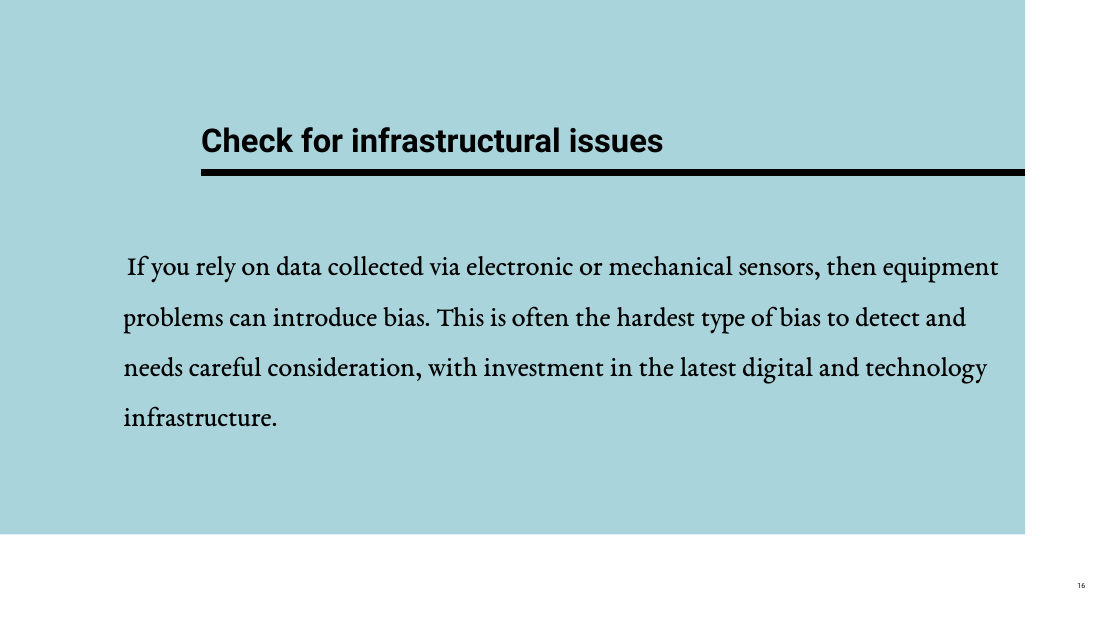
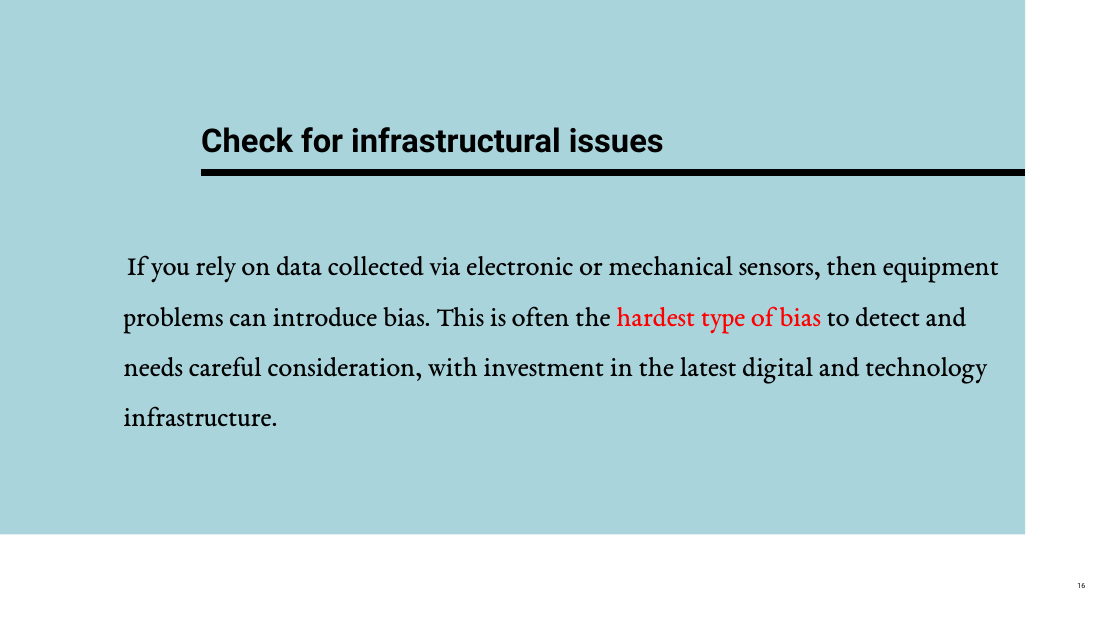
Before and after one commit to alhuri/Essential-Ethics-Bias-and-Fairness, a slide deck: slide 16 of Ethics_Bias_and_Fairness.pptx. Drawn at 1120x630 pixels with LibreOffice and Linux fonts; fonts in the diff are those of the drawing. Boxes give left, top, right and bottom in pixels: in the first picture for what was removed or moved away, otherwise in the second. Text is boxed around its words. In the diff, an @@ line names an element or a change of style, - is before the commit and + after.

```diff
--- a/Ethics_Bias_and_Fairness.pptx
+++ b/Ethics_Bias_and_Fairness.pptx
@@ text "If you rely on data ..." at [124,255,999,427]: text colour #000000 to #FF0000 in "hardest type of bias" @@
```
Also in this commit, not shown: 5 other slides changed.
